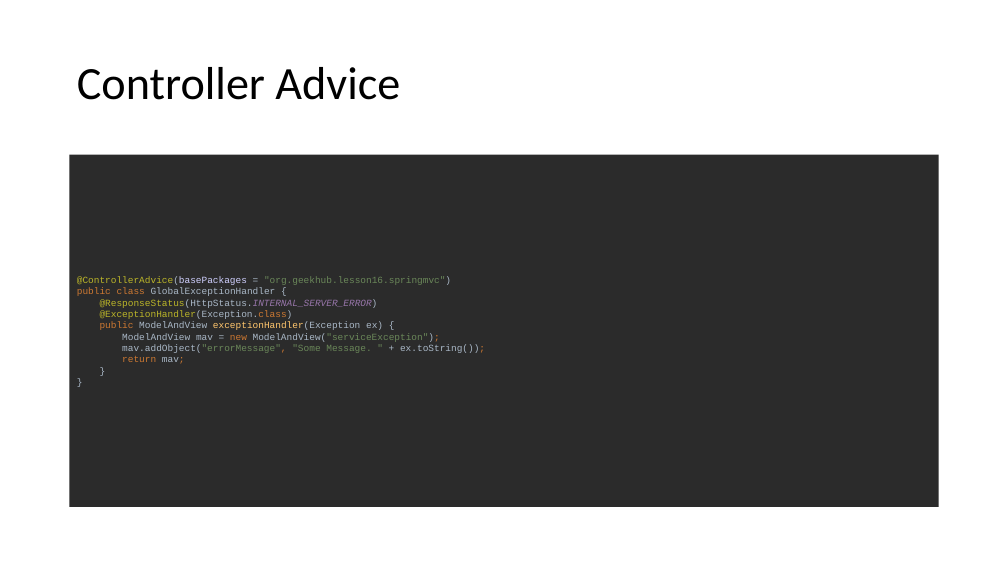
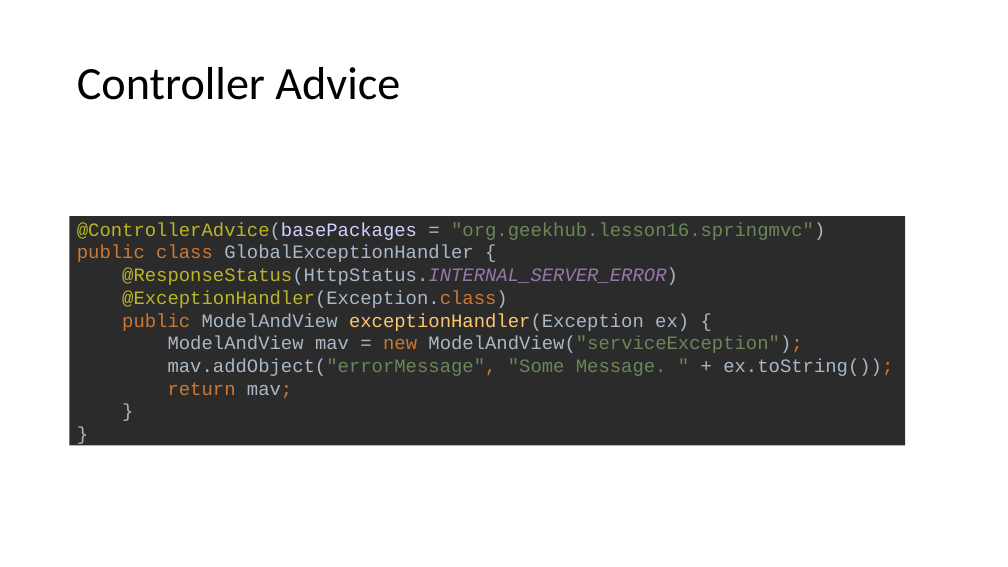
Before and after one commit to brahinets/GeekHub-J4W-8, a slide deck: slide 24 of Lectures/Lesson 16 - Spring MVC.pptx. Drawn at 1008x567 pixels with LibreOffice and Linux fonts; fonts in the diff are those of the drawing. Boxes give left, top, right and bottom in pixels: in the first picture for what was removed or moved away, otherwise in the second. Text is boxed around its words. In the diff, an @@ line names an element or a change of style, - is before the commit and + after.

```diff
--- a/Lectures/Lesson 16 - Spring MVC.pptx
+++ b/Lectures/Lesson 16 - Spring MVC.pptx
@@ text "@ControllerAdvice(basePackages = "org.geekhub.lesson16.sprin ...": place and size @@
-text "@ControllerAdvice(basePackages = "org.geekhub.lesson16.sprin ..." at bbox=[70, 151, 939, 511]
+text "@ControllerAdvice(basePackages = "org.geekhub.lesson16.sprin ..." at bbox=[70, 212, 906, 449]
@@ text "@ControllerAdvice(basePackages = "org.geekhub.lesson16.sprin ..." at bbox=[70, 212, 906, 449]: size 9 to 18 pt @@
```
Also in this commit, not shown: 7 other slides changed.
